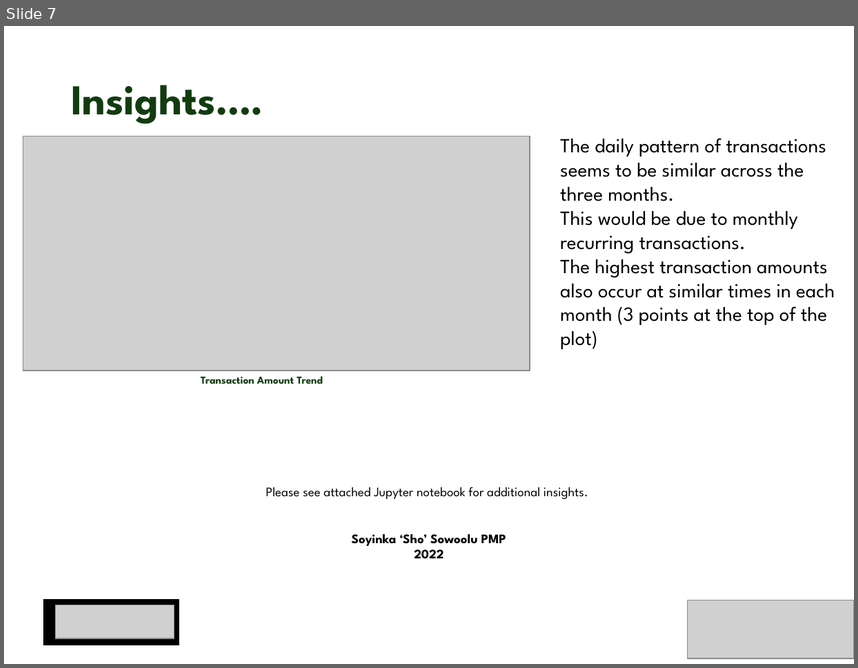
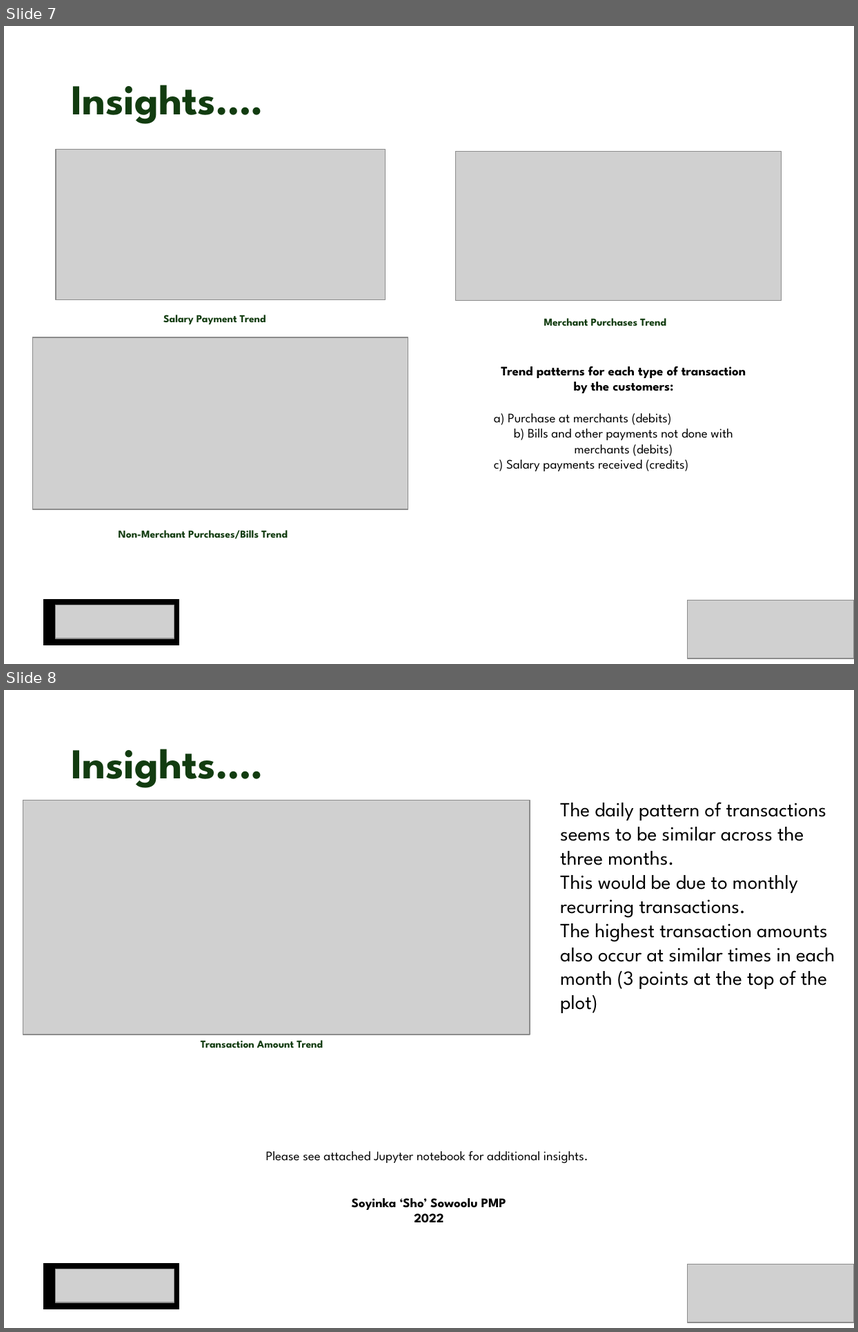
Before and after one commit to soyinkas1/PP0006-Forage-Internship-ANZ-synthesised-transaction-dataset, a slide deck: Task 1-Exploratory Data Analysis (Mandatory Task)_Presentation.pptx. Shown one above the other, each under a label of ours: slide 7 before the commit, slides 7 and 8 after it. The pictures are 858x668 and 858x1332 pixels, drawn with LibreOffice and Linux fonts; fonts in the diff are those of the drawing; grey boxes stand for pictures. Boxes give left, top, right and bottom in pixels: in the first picture for what was removed or moved away, otherwise in the second. Text is boxed around its words. In the diff, an @@ line names an element or a change of style, - is before the commit and + after.

```diff
--- a/Task 1-Exploratory Data Analysis (Mandatory Task)_Presentation.pptx
+++ b/Task 1-Exploratory Data Analysis (Mandatory Task)_Presentation.pptx
@@ slide 7 added at [4,26,854,664], background #FFFFFF @@
@@ title added at [71,85,263,124], 36 pt, text #123C10, bold @@
+Insights….
@@ picture added at [56,150,386,300] @@
@@ picture added at [456,151,782,300] @@
@@ text added at [163,314,266,325], 9 pt, text #123C10, bold @@
+Salary Payment Trend
@@ text added at [544,318,666,325], 9 pt, text #123C10, bold @@
+Merchant Purchases Trend
@@ picture added at [33,337,408,509] @@
@@ text added at [494,366,746,471], 11 pt, text #000000 @@
+Trend patterns for each type of transaction by the customers:
+a) Purchase at merchants (debits)
+b) Bills and other payments not done with merchants (debits)
+c) Salary payments received (credits)
@@ text added at [119,530,288,539], 9 pt, text #123C10, bold @@
+Non-Merchant Purchases/Bills Trend
@@ rectangle added at [44,600,179,645], fill #000000, outline #000000 1 pt @@
@@ picture added at [56,605,174,638] @@
@@ picture added at [688,600,854,659] @@
@@ what was slide 7 is now slide 8 @@
```
Also in this commit, not shown: 1 slide changed, 1 other file.
